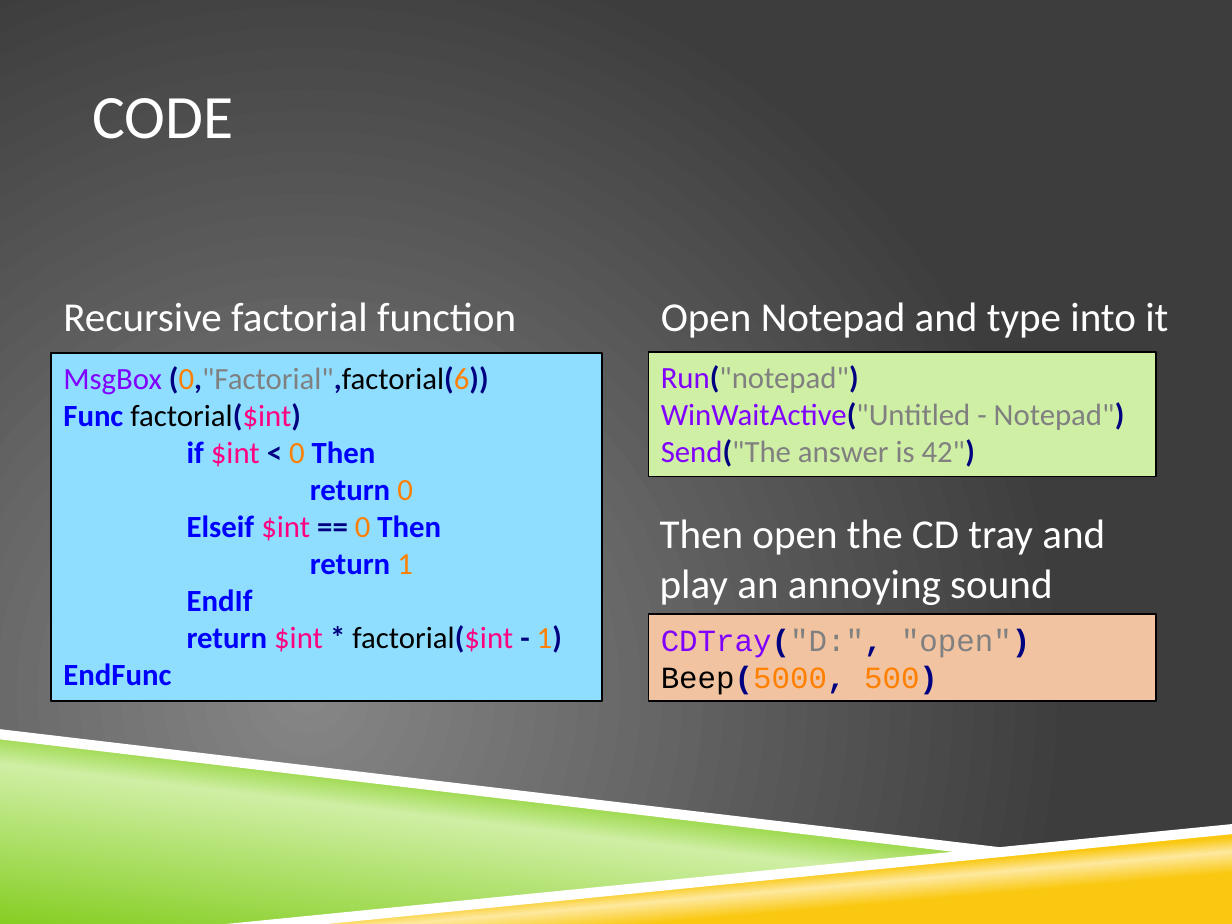
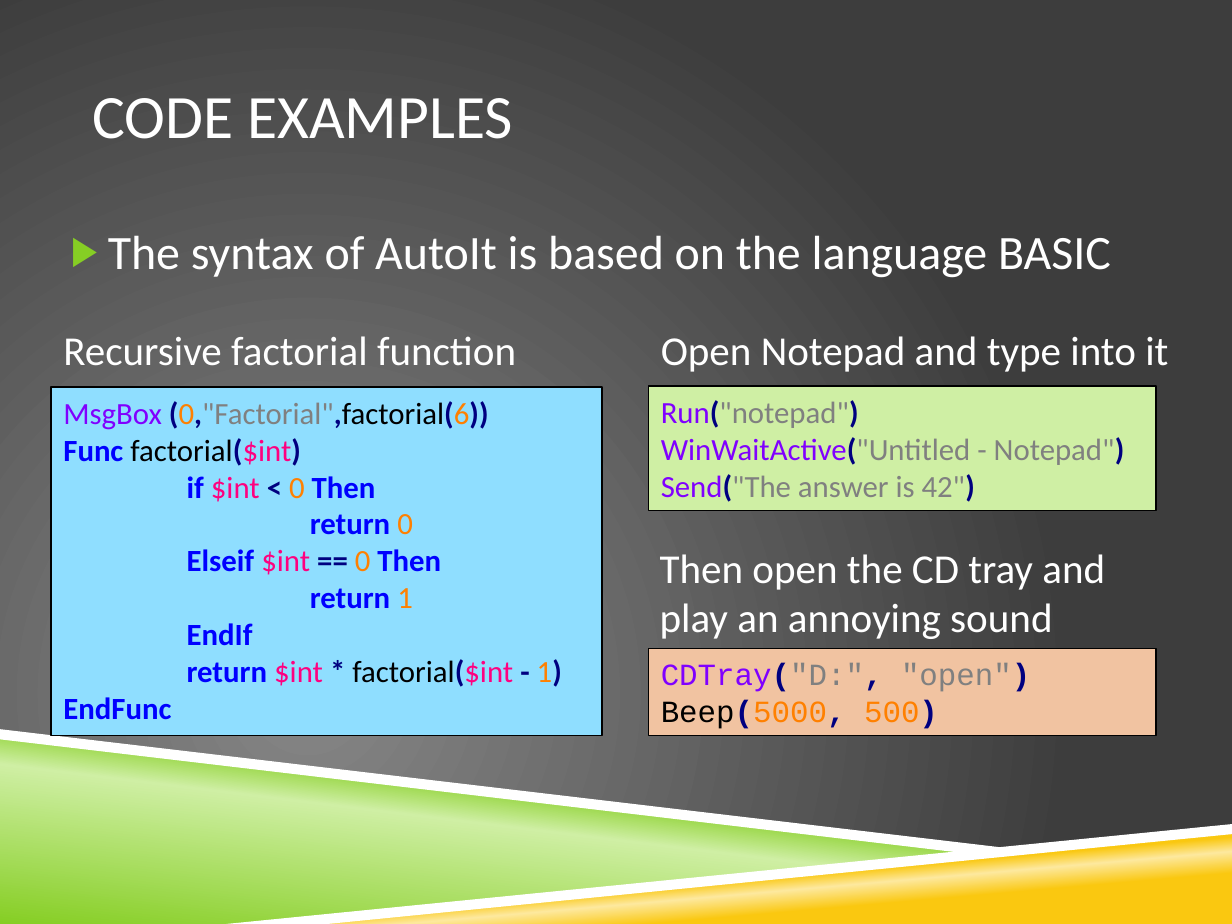
Before and after one commit to krobison/csci400_project, a slide deck: slide 3 of LanguageExplore.pptx. Drawn at 1232x924 pixels with LibreOffice and Linux fonts; fonts in the diff are those of the drawing; background and template pictures are left out. Boxes give left, top, right and bottom in pixels: in the first picture for what was removed or moved away, otherwise in the second. Text is boxed around its words. In the diff, an @@ line names an element or a change of style, - is before the commit and + after.

```diff
--- a/LanguageExplore.pptx
+++ b/LanguageExplore.pptx
@@ title at bbox=[92, 98, 513, 139]: text changed @@
-CODE
+CODE EXAMPLES
@@ text added at bbox=[108, 235, 1111, 278], 28 pt, text #FFFFFF @@
+▶ The syntax of AutoIt is based on the language BASIC
@@ 3 texts, 3 rectangles: place and size @@
-3 texts, 3 rectangles at bbox=[52, 302, 1168, 702]
+3 texts, 3 rectangles at bbox=[52, 336, 1168, 736]
```
Also in this commit, not shown: 4 other slides changed, 3 slides added.
